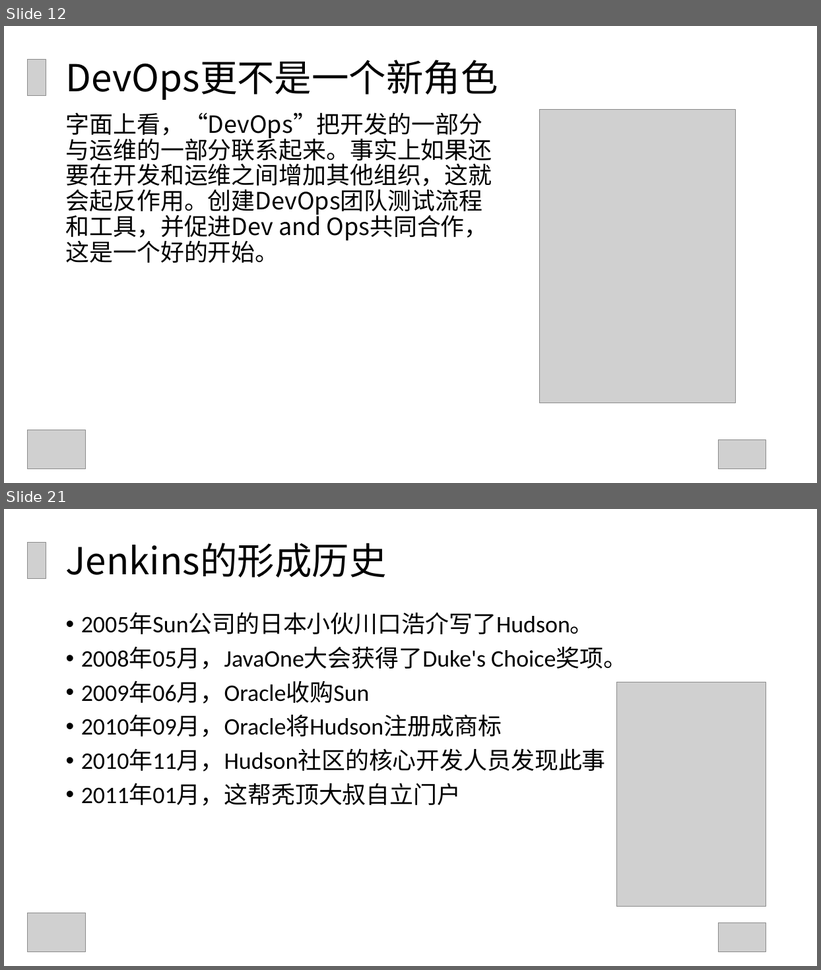
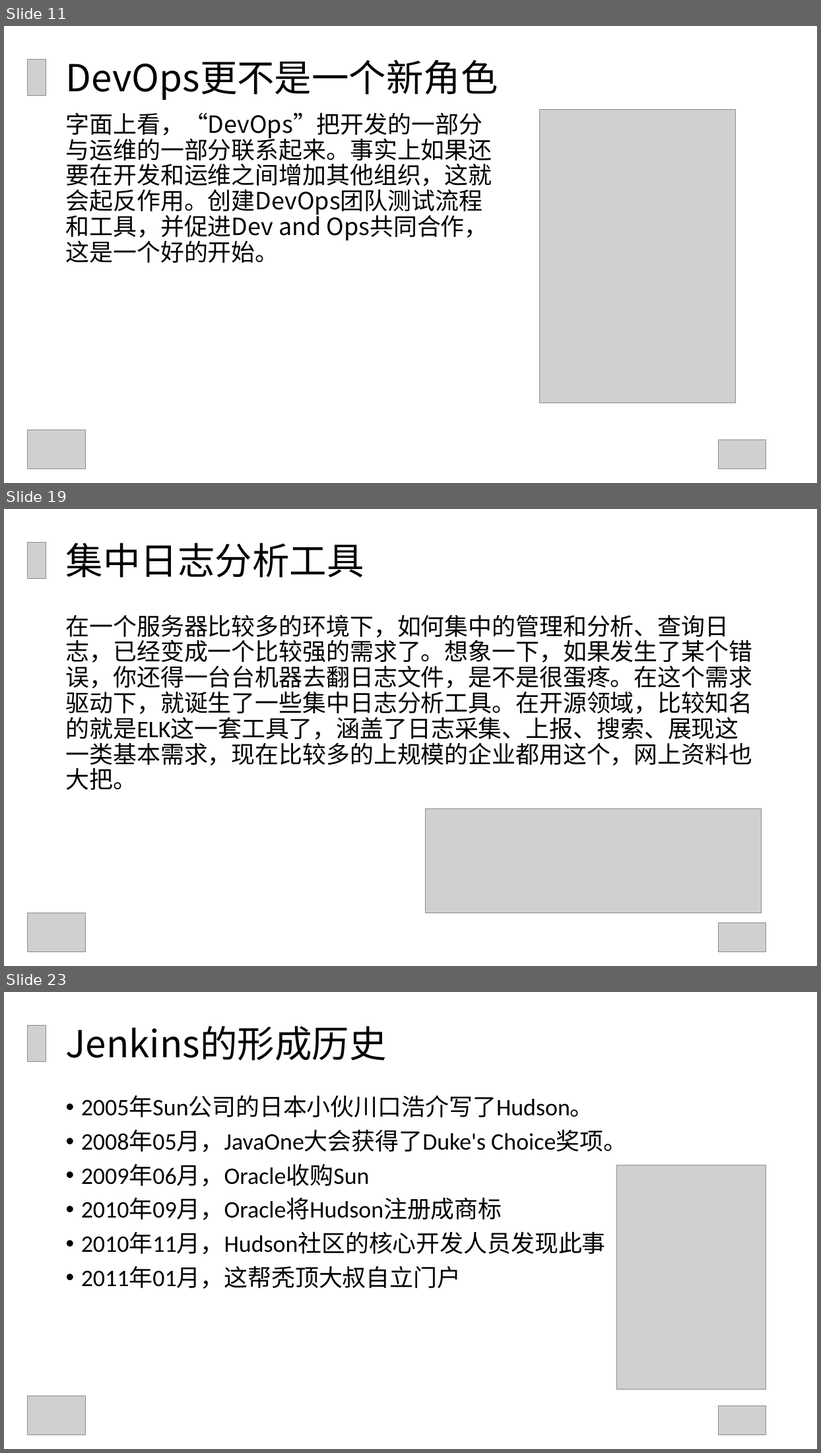
Before and after one commit to GuoxinL/devops-ppt, a slide deck: Jenkins的应用与分享.ppt. Shown one above the other, each under a label of ours: slides 12 and 21 before the commit, slides 11, 19 and 23 after it; the slides between them are not shown. The pictures are 821x970 and 821x1453 pixels, drawn with LibreOffice and Linux fonts; fonts in the diff are those of the drawing; grey boxes stand for pictures. Boxes give left, top, right and bottom in pixels: in the first picture for what was removed or moved away, otherwise in the second. Text is boxed around its words. In the diff, an @@ line names an element or a change of style, - is before the commit and + after.

```diff
--- a/Jenkins的应用与分享.ppt
+++ b/Jenkins的应用与分享.ppt
@@ slide 19 added at (x1=4, y1=509, x2=817, y2=966), background #FFFFFF @@
@@ picture added at (x1=27, y1=543, x2=46, y2=578) @@
@@ text added at (x1=66, y1=543, x2=364, y2=578), 44 pt, text #000000 @@
+集中日志分析工具
@@ text added at (x1=66, y1=615, x2=752, y2=790), 28 pt, text #000000 @@
+在一个服务器比较多的环境下，如何集中的管理和分析、查询日志，已经变成一个比较强的需求了。想象一下，如果发生了某个错误，你还得一台台机器去翻日志文件，是不是很蛋疼。在这个需求驱动下，就诞生了一些集中日志分析工具。在开源领域，比较知名的就是ELK这一套工具了，涵盖了日志采集、上报、搜索、展现这一类基本需求，现在比较多的上规模的企业都用这个，网上资料也大把。
@@ picture added at (x1=425, y1=809, x2=761, y2=913) @@
@@ picture added at (x1=27, y1=913, x2=86, y2=952) @@
@@ picture added at (x1=718, y1=923, x2=766, y2=952) @@
@@ what was slide 12 is now slide 11 @@
@@ what was slide 21 is now slide 23 @@
```
Also in this commit, not shown: 10 slides changed, 12 other slides added, 7 slides removed, 4 other files.
